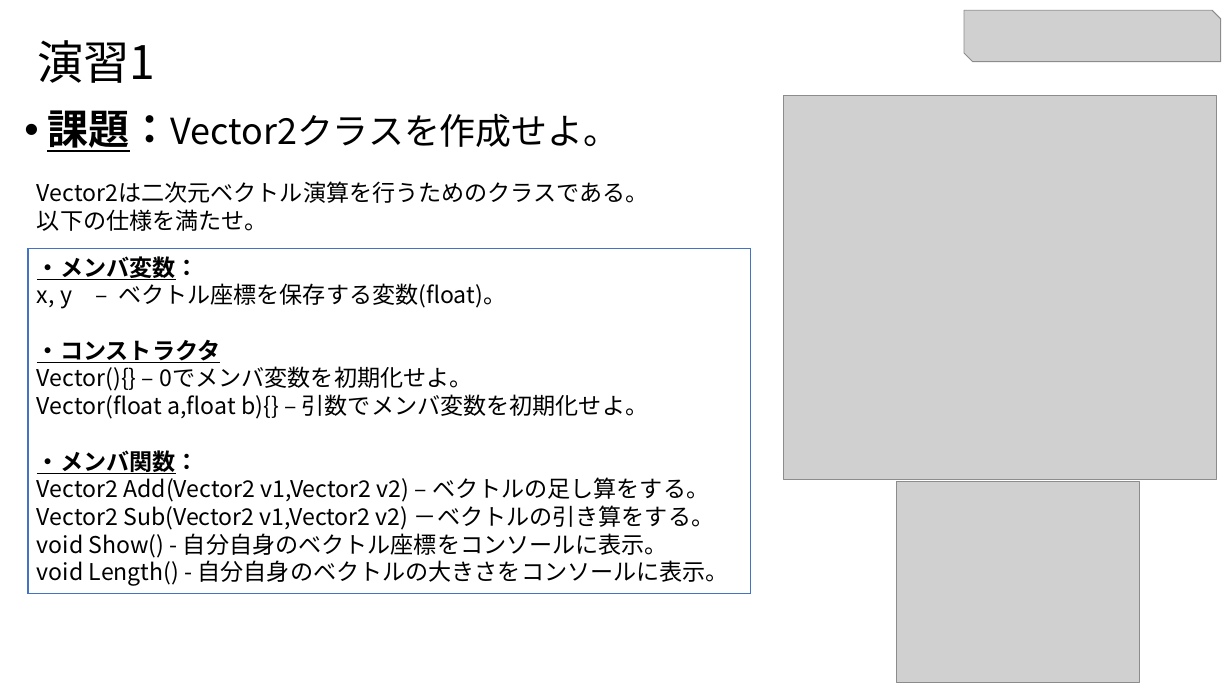
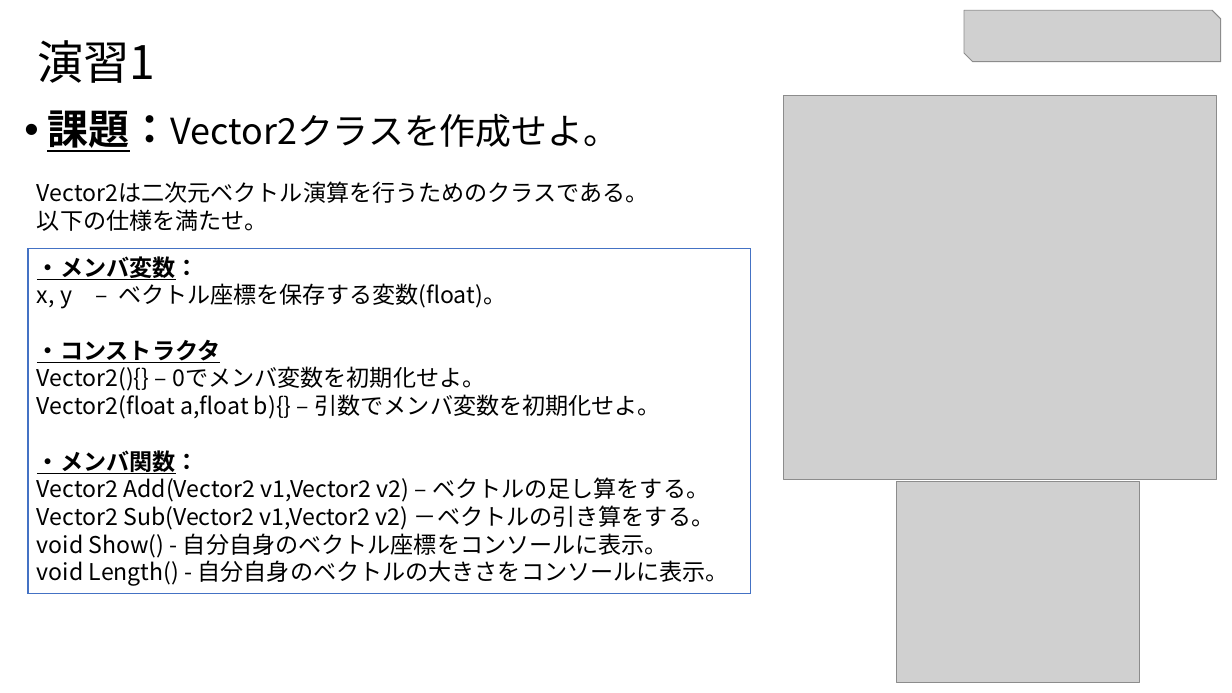
Before and after one commit to kaneganai/GameEngine1, a slide deck: slide 13 of 1.csEntry/Ge1_8_コンストラクタと継承.pptx. Drawn at 1232x693 pixels with LibreOffice and Linux fonts; fonts in the diff are those of the drawing; grey boxes stand for pictures. Boxes give left, top, right and bottom in pixels: in the first picture for what was removed or moved away, otherwise in the second. Text is boxed around its words. In the diff, an @@ line names an element or a change of style, - is before the commit and + after.

```diff
--- a/1.csEntry/Ge1_8_コンストラクタと継承.pptx
+++ b/1.csEntry/Ge1_8_コンストラクタと継承.pptx
@@ text in rectangle at (37,366,661,419): text changed @@
-Vector(){} – 0でメンバ変数を初期化せよ。
-Vector(float a,float b){} – 引数でメンバ変数を初期化せよ。
+Vector2(){} – 0でメンバ変数を初期化せよ。
+Vector2(float a,float b){} – 引数でメンバ変数を初期化せよ。
```
Also in this commit, not shown: 1 other slide changed.
